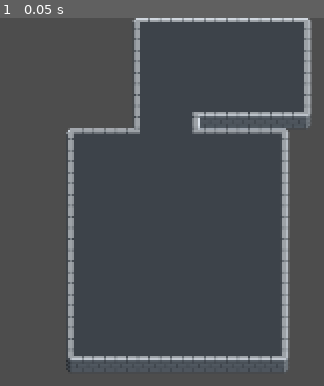
Above: before the commit, frame 1.
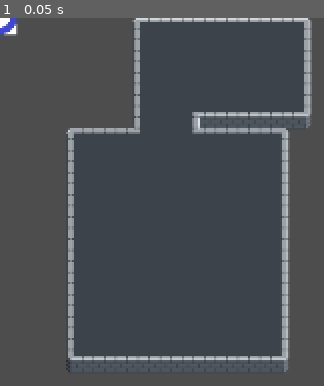
Above: after the commit, the same moment.

Repository: ashleycody345/CSCI4448-projectMT
Game: Godot game, scene res://scenes/demo_game.tscn
Two runs of this game, one before a commit and one after it. Both use one fixed random seed, a clock stepped at 60 frames per second and the inputs below.
Inputs:
- Up to frame 1 (0.05 s): no input

The runs differ from the first frame. In frame 1, 0.3% of the frame differs, in the area x 0-6%, y 0-5%.

Commit message:
Add test sprite and load into game

Diff:
--- a/project-mystery-tactics/scenes/demo_game.tscn
+++ b/project-mystery-tactics/scenes/demo_game.tscn
@@ -5,8 +5,8 @@
 
 [node name="DemoGame" type="Node2D" unique_id=320149445]
 
-[node name="Character" type="Node2D" parent="." unique_id=765100161]
+[node name="map" parent="." unique_id=924313647 instance=ExtResource("2_agcdf")]
+
+[node name="Character" type="Node2D" parent="map" unique_id=765100161]
 script = ExtResource("1_q5dop")
 metadata/_custom_type_script = "uid://crq6b7b7p75gc"
-
-[node name="map" parent="." unique_id=924313647 instance=ExtResource("2_agcdf")]
--- a/project-mystery-tactics/scripts/characters/character.gd
+++ b/project-mystery-tactics/scripts/characters/character.gd
@@ -44,8 +44,18 @@
 # SPD determines which unit attacks first in combat - if SPD is equal, then attacker goes first
 var SPD: int = DEFAULT_SPD
 
+# character sprite
+var sprite: Sprite2D
+
 func _init() -> void:
 	hp = max_hp
+	loadSprite()
+
+func loadSprite() -> void:
+	sprite = Sprite2D.new()
+	sprite.texture = load("res://resources/circle.png")
+	self.add_child(sprite)
+
 
 # Called when the node enters the scene tree for the first time.
 func _ready() -> void:
Binary file added: project-mystery-tactics/resources/circle.png
Not shown, added: project-mystery-tactics/resources/circle.png.import
